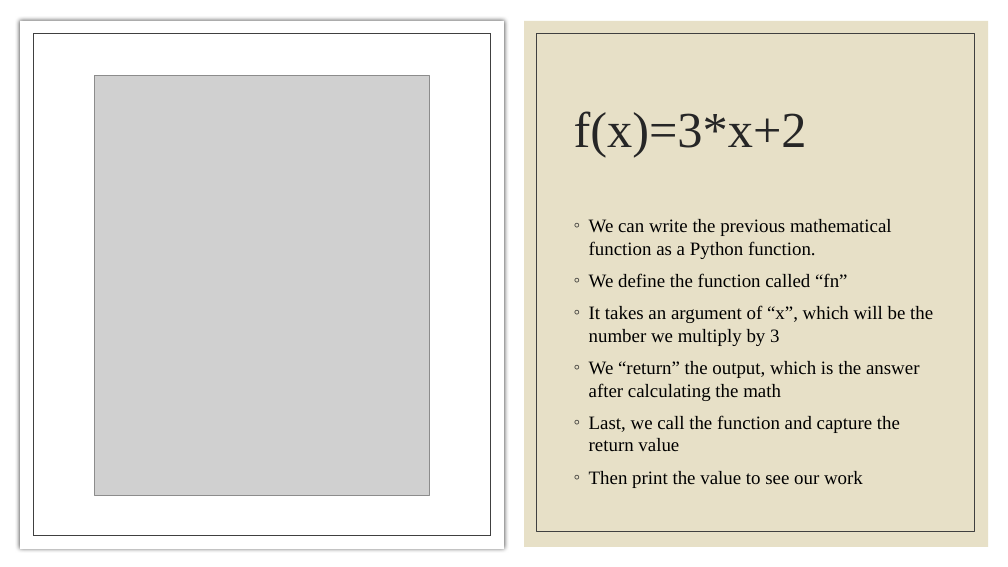
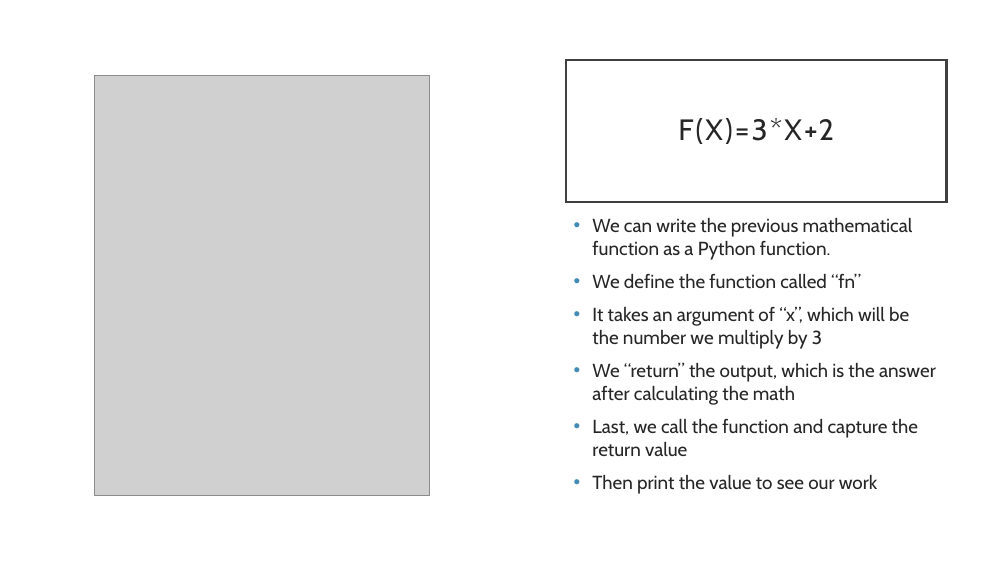
Before and after one commit to rsera/Junior-Knights, a slide deck: slide 21 of Python Day 8 Functions.pptx (slide 19 before the commit). Drawn at 1008x567 pixels with LibreOffice and Linux fonts; fonts in the diff are those of the drawing; grey boxes stand for pictures. Boxes give left, top, right and bottom in pixels: in the first picture for what was removed or moved away, otherwise in the second. Text is boxed around its words. In the diff, an @@ line names an element or a change of style, - is before the commit and + after.

```diff
--- a/Python Day 8 Functions.pptx
+++ b/Python Day 8 Functions.pptx
@@ rectangle removed at box(0, 0, 1008, 567) @@
@@ rectangle removed at box(20, 21, 504, 549) @@
@@ rectangle removed at box(524, 21, 988, 547) @@
@@ rectangle removed at box(33, 34, 491, 535) @@
@@ rectangle removed at box(536, 34, 975, 532) @@
@@ title "F(X)=3*X+2": place and size @@
-title "F(X)=3*X+2" at box(574, 111, 807, 158)
+title "F(X)=3*X+2" at box(566, 60, 947, 203)
@@ title "F(X)=3*X+2" at box(566, 60, 947, 203): fill none to #FFFFFF; outline none to #404040 2.5 pt @@
@@ title at box(678, 118, 834, 144): text changed; size 48 to 28 pt; font Times New Roman to Cabin @@
-f(x)=3*x+2
+F(X)=3*X+2
@@ text "We can write the previous ..." at box(592, 218, 936, 494): font Times New Roman to Cabin, text colour #000000 to #262626; bullet ◦ to •; more space between paragraphs; bullet colour #262626 to #418AB3 @@
```
Also in this commit, not shown: 19 other slides changed, 2 slides added, 13 other files.
